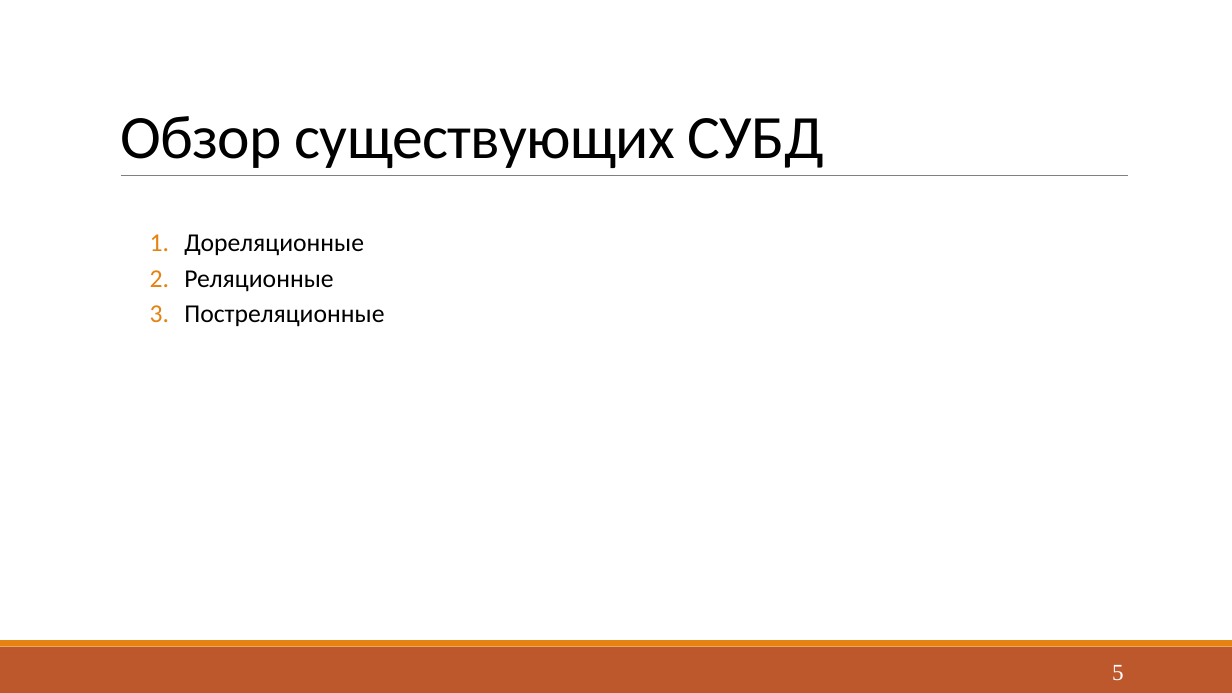
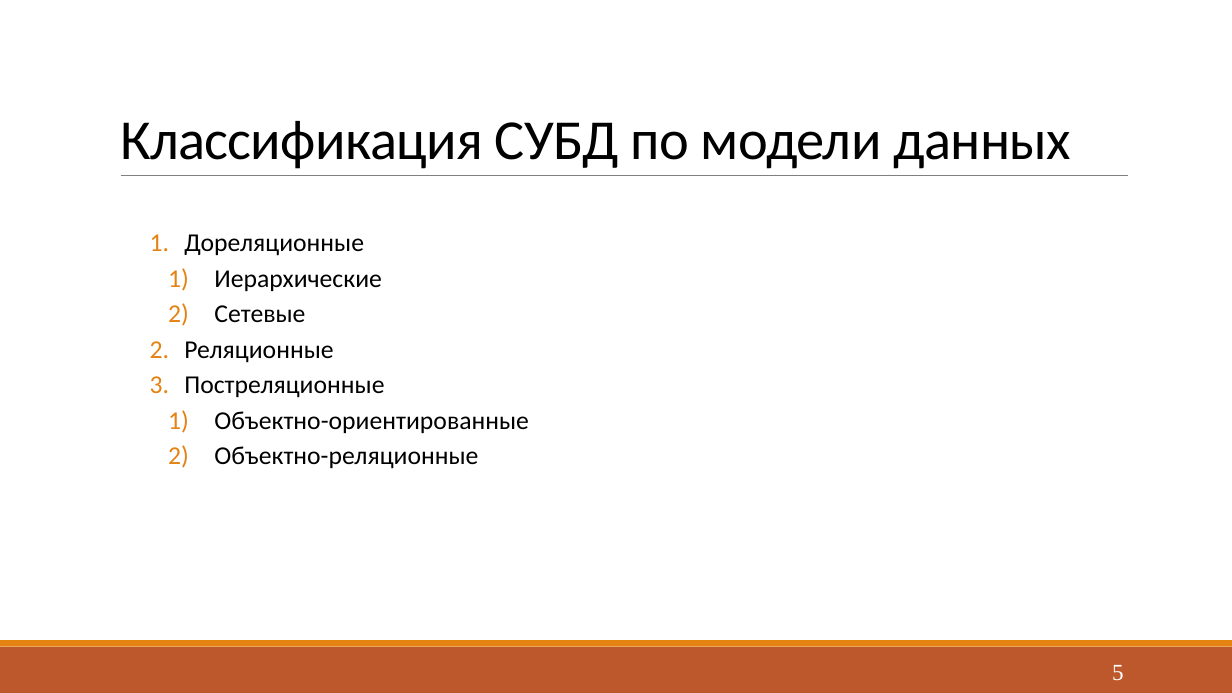
Before and after one commit to Yokud/DBCourseWork, a slide deck: slide 5 of docs/Presentation.pptx. Drawn at 1232x693 pixels with LibreOffice and Linux fonts; fonts in the diff are those of the drawing. Boxes give left, top, right and bottom in pixels: in the first picture for what was removed or moved away, otherwise in the second. Text is boxed around its words. In the diff, an @@ line names an element or a change of style, - is before the commit and + after.

```diff
--- a/docs/Presentation.pptx
+++ b/docs/Presentation.pptx
@@ title at (x1=120, y1=121, x2=1071, y2=169): text changed; size 48 to 44 pt @@
-Обзор существующих СУБД
+Классификация СУБД по модели данных
@@ text at (x1=214, y1=270, x2=382, y2=322): paragraphs added @@
+      1) Иерархические
+      2) Сетевые
@@ text at (x1=214, y1=411, x2=529, y2=469): paragraphs added @@
+      1) Объектно-ориентированные
+      2) Объектно-реляционные
```
Also in this commit, not shown: 10 other slides changed, 4 other files.
